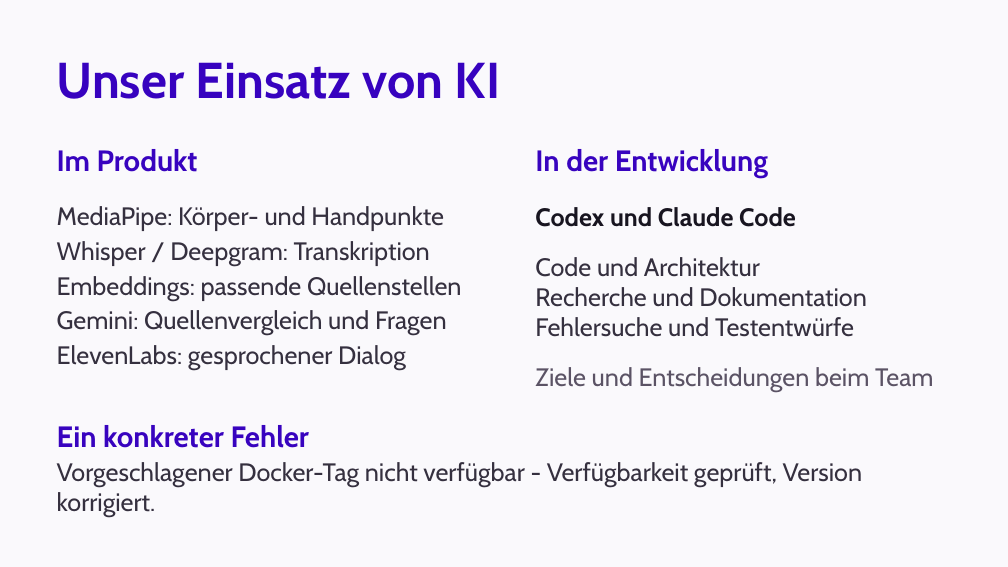
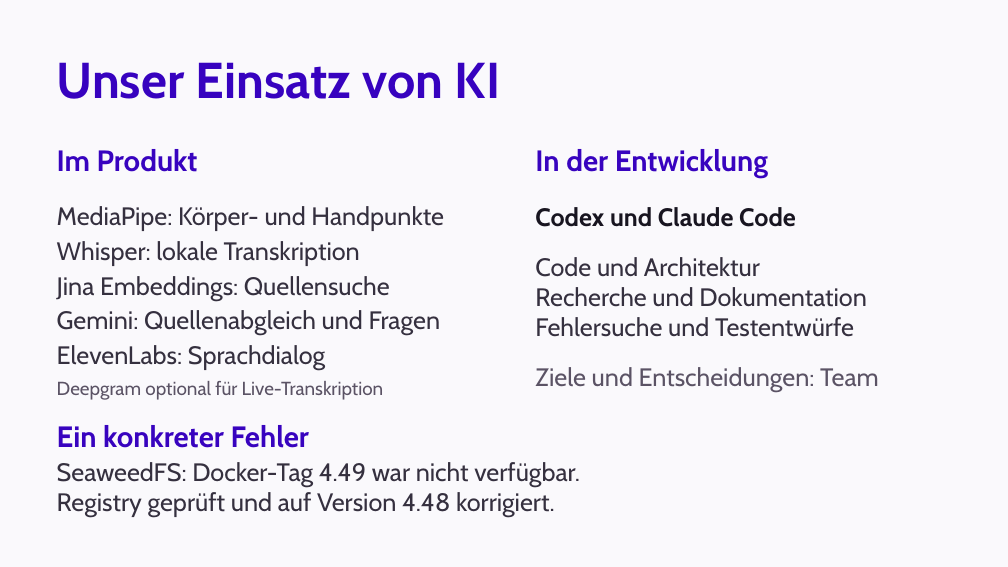
Before and after one commit to johannes3502/hackathon-fulda, a slide deck: slide 3 of presentation.pptx. Drawn at 1008x567 pixels with LibreOffice and Linux fonts; fonts in the diff are those of the drawing. Boxes give left, top, right and bottom in pixels: in the first picture for what was removed or moved away, otherwise in the second. Text is boxed around its words. In the diff, an @@ line names an element or a change of style, - is before the commit and + after.

```diff
--- a/presentation.pptx
+++ b/presentation.pptx
@@ text at (x1=57, y1=241, x2=360, y2=266): text changed @@
-Whisper / Deepgram: Transkription
+Whisper: lokale Transkription
@@ text at (x1=57, y1=276, x2=390, y2=301): text changed @@
-Embeddings: passende Quellenstellen
+Jina Embeddings: Quellensuche
@@ text at (x1=57, y1=310, x2=441, y2=336): text changed @@
-Gemini: Quellenvergleich und Fragen
+Gemini: Quellenabgleich und Fragen
@@ text at (x1=57, y1=345, x2=325, y2=370): text changed @@
-ElevenLabs: gesprochener Dialog
+ElevenLabs: Sprachdialog
@@ text added at (x1=57, y1=381, x2=384, y2=400), 18 pt, text #5B5365 @@
+Deepgram optional für Live-Transkription
@@ text at (x1=535, y1=367, x2=879, y2=392): text changed @@
-Ziele und Entscheidungen beim Team
+Ziele und Entscheidungen: Team
@@ text at (x1=57, y1=462, x2=580, y2=517): text changed @@
-Vorgeschlagener Docker-Tag nicht verfügbar - Verfügbarkeit geprüft, Version korrigiert.
+SeaweedFS: Docker-Tag 4.49 war nicht verfügbar.
+Registry geprüft und auf Version 4.48 korrigiert.
```
Also in this commit, not shown: 2 other slides changed, 1 slide added, 1 slide removed.
